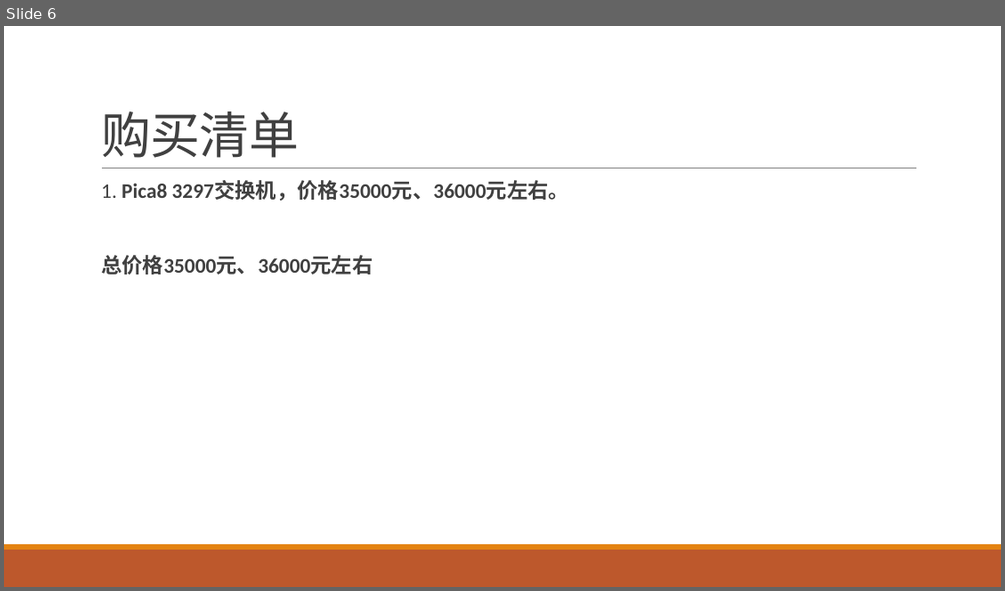
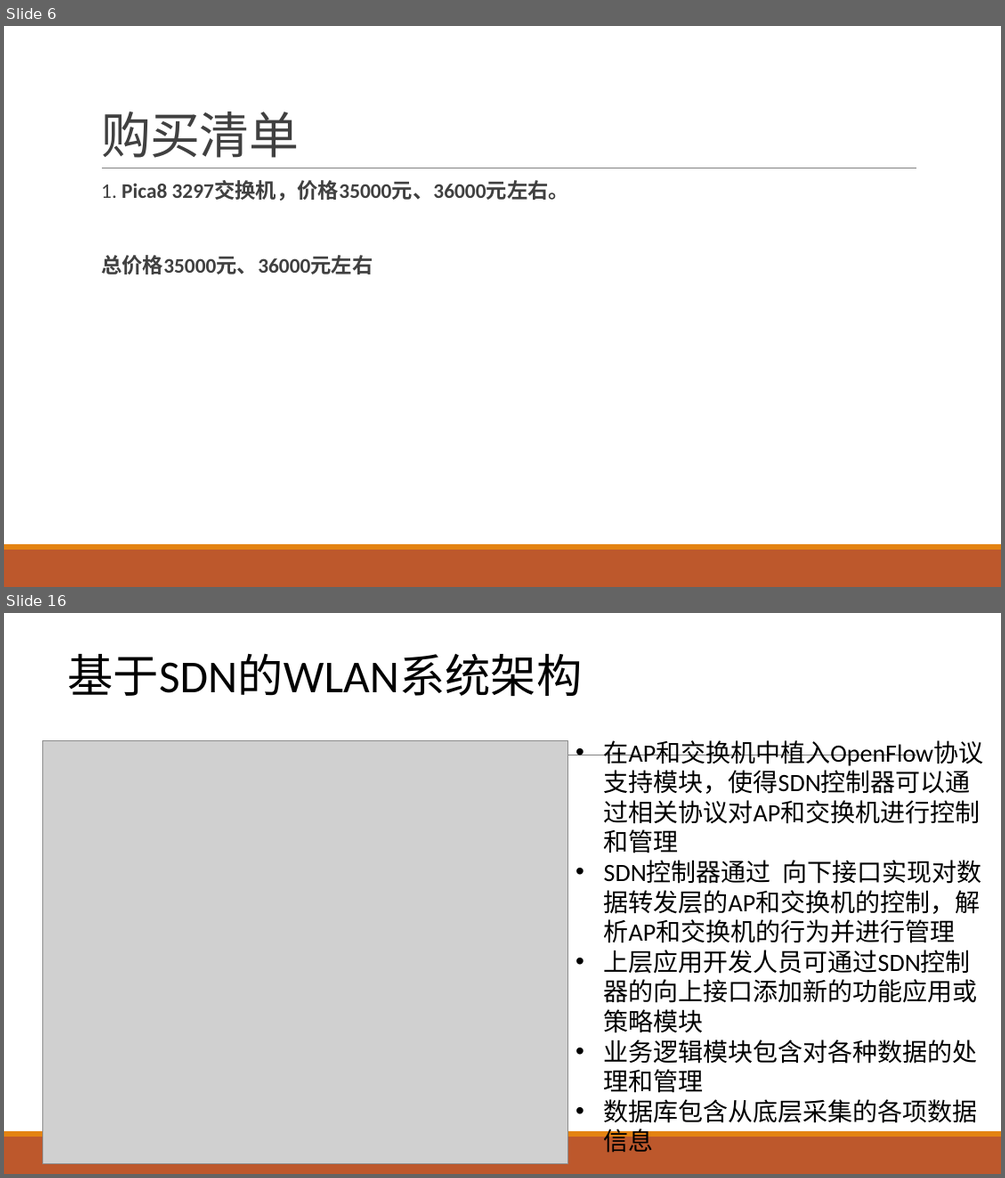
Before and after one commit to gittry1/gittry1.github.io, a slide deck: sysdjsdn/sysdjsdn.pptx. Shown one above the other, each under a label of ours: slide 6 before the commit, slides 6 and 16 after it; the slides between them are not shown. The pictures are 1005x591 and 1005x1178 pixels, drawn with LibreOffice and Linux fonts; fonts in the diff are those of the drawing; grey boxes stand for pictures. Boxes give left, top, right and bottom in pixels: in the first picture for what was removed or moved away, otherwise in the second. Text is boxed around its words. In the diff, an @@ line names an element or a change of style, - is before the commit and + after.

```diff
--- a/sysdjsdn/sysdjsdn.pptx
+++ b/sysdjsdn/sysdjsdn.pptx
@@ slide 16 added at box(4, 613, 1001, 1174), background #FFFFFF; not listed: 3 template elements that a slide beside it also shows @@
@@ text added at box(67, 654, 582, 696), 44 pt, text #000000 @@
+基于SDN的WLAN系统架构
@@ picture added at box(43, 741, 568, 1163) @@
@@ text added at box(604, 740, 984, 1152), 24 pt, text #000000 @@
+• 在AP和交换机中植入OpenFlow协议支持模块，使得SDN控制器可以通过相关协议对AP和交换机进行控制和管理
+• SDN控制器通过 向下接口实现对数据转发层的AP和交换机的控制，解析AP和交换机的行为并进行管理
+• 上层应用开发人员可通过SDN控制器的向上接口添加新的功能应用或策略模块
+• 业务逻辑模块包含对各种数据的处理和管理
+• 数据库包含从底层采集的各项数据信息
```
Also in this commit, not shown: 2 slides changed, 30 other slides added, 1 other file.
